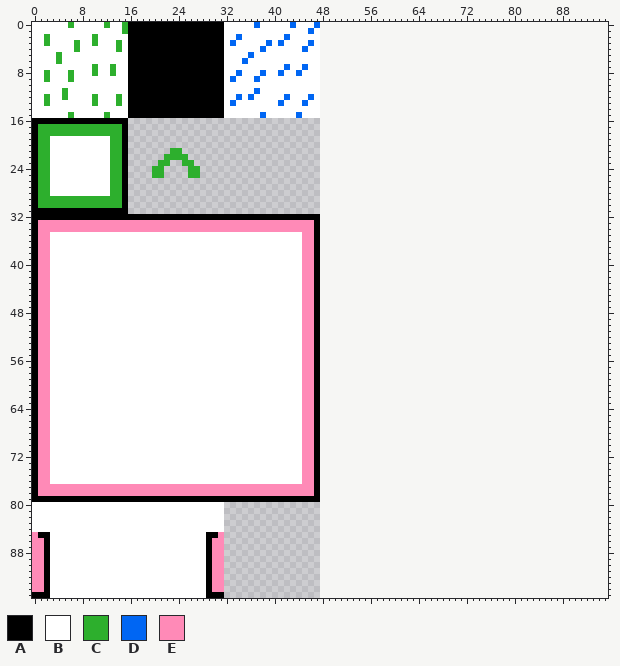
Two versions of one sprite sheet, new2/data/sprites.png. This is how it looked before the edit.
The file is 48x96 pixels. The old version is drawn lined up with the new one, on the new canvas.
Palette (. is transparent): A #000000  B #ffffff  C #2daf2d  D #0066f3  E #ff8ab7
The same view after the edit:
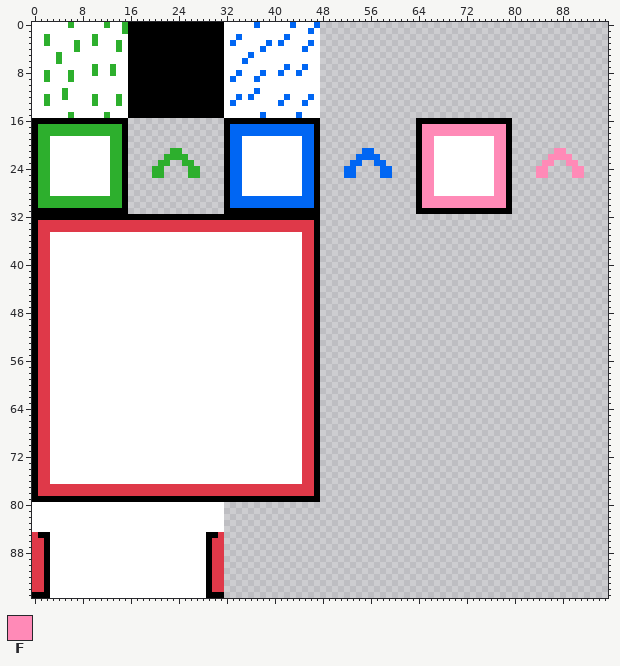
Colours new in this view: F #ff8ab7
Change:
canvas 48x96 -> 96x96
@@ palette @@
-E #ff8ab7
+E #df3949
@@ x 30..93 @@
 15 AABBBBBBDBBBBBDBBB..............................................
-16 ................................................................
-17 ................................................................
-18 ................................................................
-19 ................................................................
-20 ................................................................
-21 ................................................................
-22 ................................................................
-23 ................................................................
-24 ................................................................
-25 ................................................................
-26 ................................................................
-27 ................................................................
-28 ................................................................
-29 ................................................................
-30 ................................................................
-31 ................................................................
+16 ..AAAAAAAAAAAAAAAA................AAAAAAAAAAAAAAAA..............
+17 ..ADDDDDDDDDDDDDDA................AFFFFFFFFFFFFFFA..............
+18 ..ADDDDDDDDDDDDDDA................AFFFFFFFFFFFFFFA..............
+19 ..ADDBBBBBBBBBBDDA................AFFBBBBBBBBBBFFA..............
+20 ..ADDBBBBBBBBBBDDA................AFFBBBBBBBBBBFFA..............
+21 ..ADDBBBBBBBBBBDDA.......DD.......AFFBBBBBBBBBBFFA.......FF.....
+22 ..ADDBBBBBBBBBBDDA......DDDD......AFFBBBBBBBBBBFFA......FFFF....
+23 ..ADDBBBBBBBBBBDDA.....DD..DD.....AFFBBBBBBBBBBFFA.....FF..FF...
+24 ..ADDBBBBBBBBBBDDA....DD....DD....AFFBBBBBBBBBBFFA....FF....FF..
+25 ..ADDBBBBBBBBBBDDA....DD....DD....AFFBBBBBBBBBBFFA....FF....FF..
+26 ..ADDBBBBBBBBBBDDA................AFFBBBBBBBBBBFFA..............
+27 ..ADDBBBBBBBBBBDDA................AFFBBBBBBBBBBFFA..............
+28 ..ADDBBBBBBBBBBDDA................AFFBBBBBBBBBBFFA..............
+29 ..ADDDDDDDDDDDDDDA................AFFFFFFFFFFFFFFA..............
+30 ..ADDDDDDDDDDDDDDA................AFFFFFFFFFFFFFFA..............
+31 ..AAAAAAAAAAAAAAAA................AAAAAAAAAAAAAAAA..............
 32 AAAAAAAAAAAAAAAAAA..............................................
Pixel boxes of the changes (left, top, right, bottom) in both pictures:
changed: (38, 118, 320, 496)
added: (416, 118, 512, 214)
added: (344, 148, 392, 178)
added: (536, 148, 584, 178)
changed: (32, 532, 44, 592)
changed: (212, 532, 224, 592)
